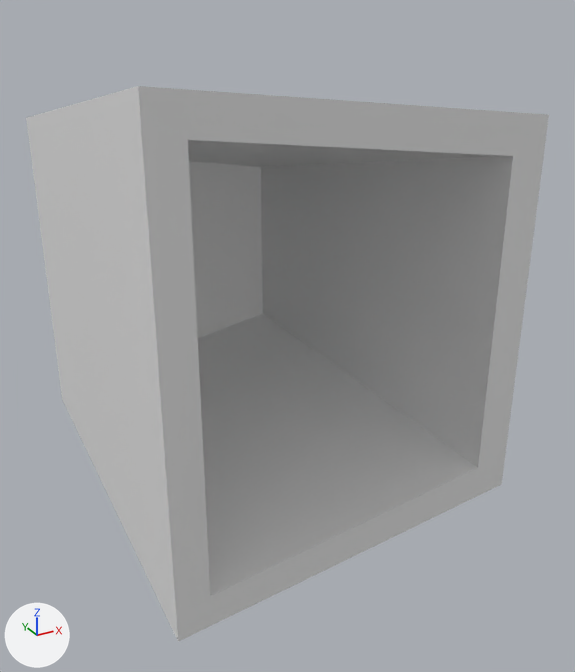
A saved change to the OBJ model Assets/Meshes/Tools/container.obj.
Before and after are seen from a 50 mm lens placed at (-0.311, -1.138, 0.477), pointed at (0.293, -0.04, -0.072). Lighting does not change. The marker at lower left points along +X, +Y and +Z. Materials are left out; every surface is plain grey. Where no turn or scale is listed for an object, it has been applied to the vertices.

Objects in the first picture: 'Cube_container'.
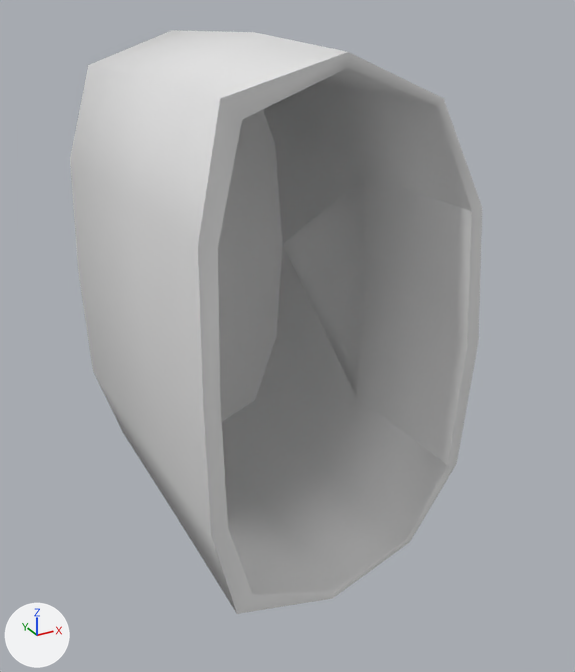
Changed parts and their boxes (x1, y1, x2, y2) in the pictures (575 x 672 px):
'Cube_container', reshaped (21% narrower)
    before: (26, 86, 549, 641)
    after: (70, 30, 482, 614)
part 1 of me_cube_container, built on
    before: (26, 86, 549, 641)
    after: (70, 30, 482, 614)

What the commit changed:
me_cube_container is used by ob_cube_container; location (0.0, 0.0, 0.0).
me_cube_container had 16 vertices, 14 faces and spanned x -0.028..0.572, y -0.3..0.3, z -0.381..0.381.
me_cube_container now has 81 vertices, 156 faces and spans x 0.024..0.457, y -0.329..0.337, z -0.428..0.417.
me_cube_container part 1: the whole mesh is rebuilt.
me_cube_container part 2: the surface is now shaded smooth.
